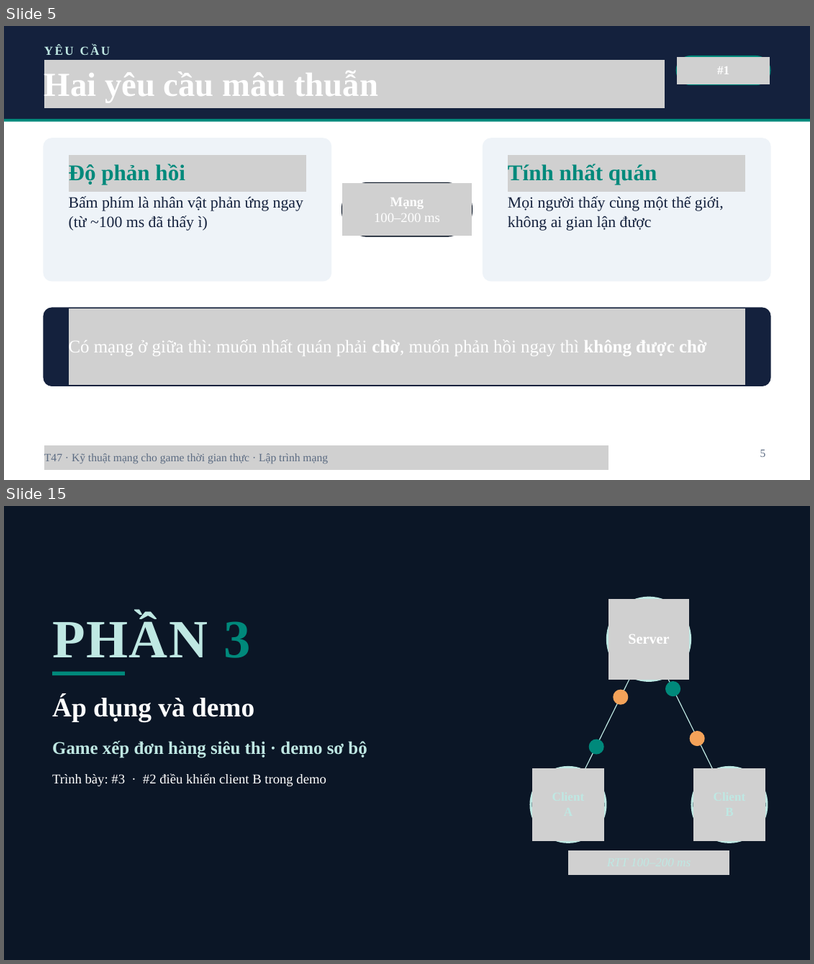
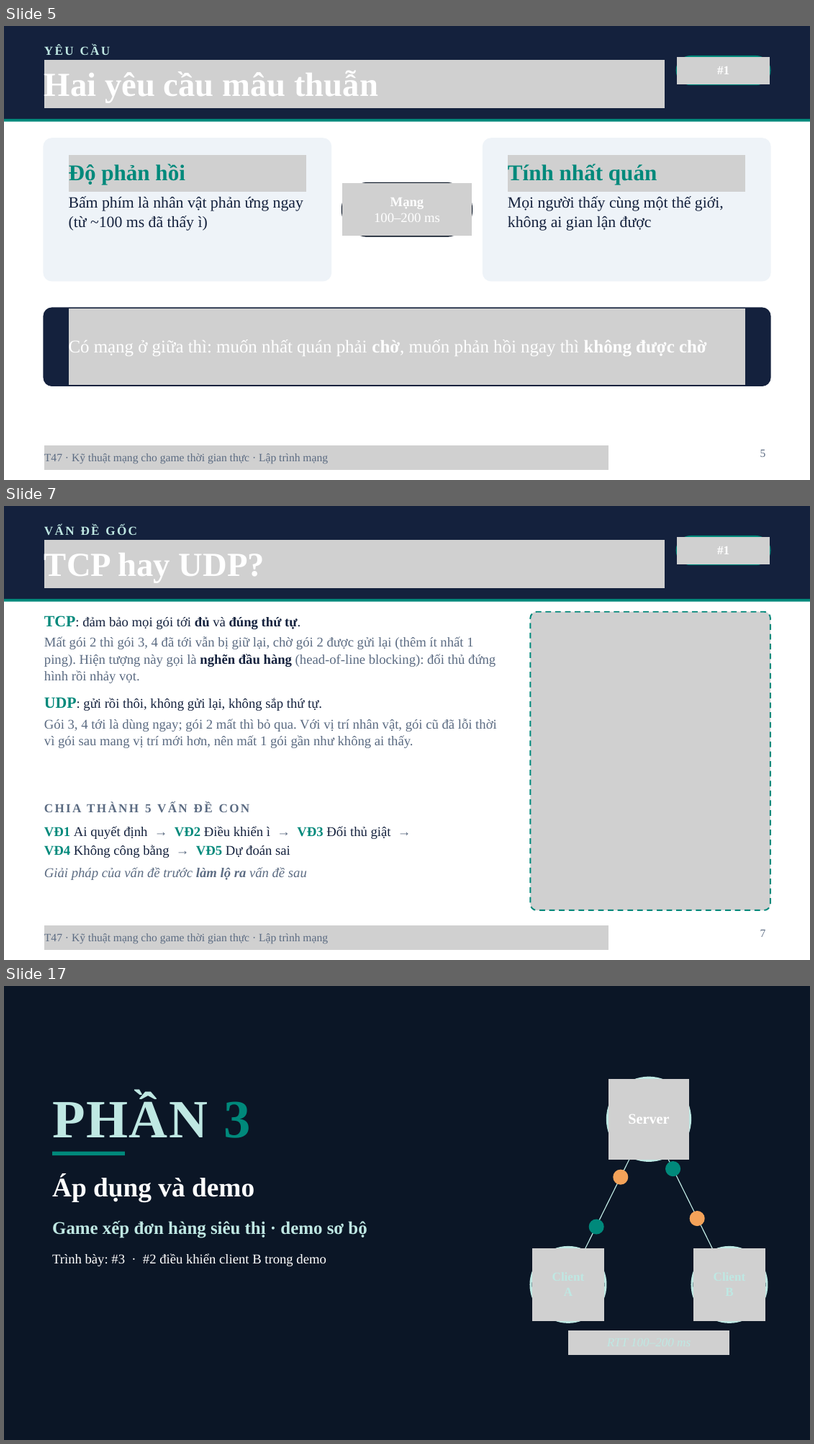
Before and after one commit to luulichma/BTL_LTM_Topic47, a slide deck: slides/T47_ThuyetTrinh_Khung_New.pptx. Shown one above the other, each under a label of ours: slides 5 and 15 before the commit, slides 5, 7 and 17 after it; the slides between them are not shown. The pictures are 814x964 and 814x1444 pixels, drawn with LibreOffice and Linux fonts; fonts in the diff are those of the drawing; grey boxes stand for pictures. Boxes give left, top, right and bottom in pixels: in the first picture for what was removed or moved away, otherwise in the second. Text is boxed around its words. In the diff, an @@ line names an element or a change of style, - is before the commit and + after.

```diff
--- a/slides/T47_ThuyetTrinh_Khung_New.pptx
+++ b/slides/T47_ThuyetTrinh_Khung_New.pptx
@@ slide 7 added at box(4, 506, 810, 960), background #FFFFFF @@
@@ rectangle added at box(4, 506, 810, 599), fill #14213D @@
@@ text added at box(44, 525, 137, 535), 22 pt, text #BFE8E3, bold @@
+VẤN ĐỀ GỐC
@@ picture added at box(44, 540, 665, 588) @@
@@ freeform shape added at box(677, 536, 771, 565), fill #00897B, outline #00897B 2 pt @@
@@ picture added at box(677, 537, 770, 564) @@
@@ text added at box(718, 546, 730, 554), 22 pt, text #FFFFFF, bold @@
+#1
@@ text added at box(44, 553, 265, 583), 60 pt, text #FFFFFF, bold @@
+TCP hay UDP?
@@ rectangle added at box(4, 599, 810, 602), fill #00897B @@
@@ picture added at box(530, 612, 771, 910) @@
@@ text added at box(44, 615, 497, 748), 24 pt, text #5B6B82 @@
+TCP: đảm bảo mọi gói tới đủ và đúng thứ tự.
+Mất gói 2 thì gói 3, 4 đã tới vẫn bị giữ lại, chờ gói 2 được gửi lại (thêm ít nhất 1 ping). Hiện tượng này gọi là nghẽn đầu hàng (head-of-line blocking): đối thủ đứng hình rồi nhảy vọt.
+UDP: gửi rồi thôi, không gửi lại, không sắp thứ tự.
+Gói 3, 4 tới là dùng ngay; gói 2 mất thì bỏ qua. Với vị trí nhân vật, gói cũ đã lỗi thời vì gói sau mang vị trí mới hơn, nên mất 1 gói gần như không ai thấy.
@@ picture added at box(540, 627, 754, 649) @@
@@ text added at box(44, 803, 391, 880), 24 pt, text #5B6B82 @@
+CHIA THÀNH 5 VẤN ĐỀ CON
+VĐ1 Ai quyết định → VĐ2 Điều khiển ì → VĐ3 Đối thủ giật →
+VĐ4 Không công bằng → VĐ5 Dự đoán sai
+Giải pháp của vấn đề trước làm lộ ra vấn đề sau
@@ picture added at box(44, 925, 609, 950) @@
@@ text added at box(44, 933, 328, 943), 20 pt, text #5B6B82 @@
+T47 · Kỹ thuật mạng cho game thời gian thực · Lập trình mạng
@@ text added at box(761, 929, 766, 937), 20 pt, text #5B6B82 @@
+7
@@ what was slide 15 is now slide 17 @@
```
Also in this commit, not shown: 25 slides changed, 2 other files.
